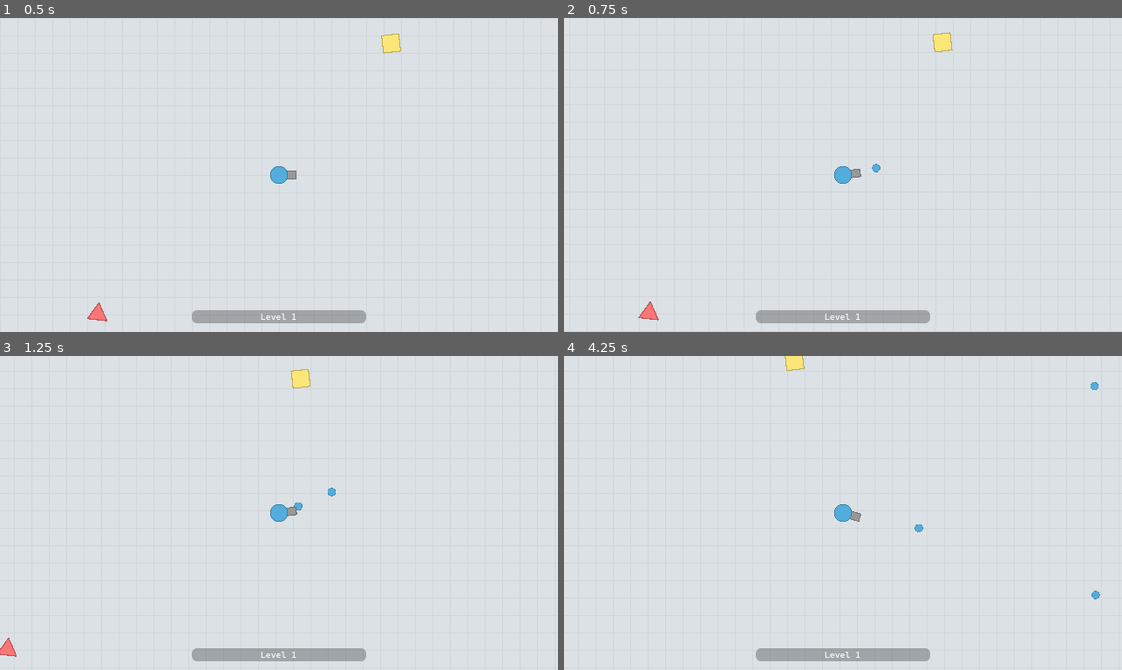
Above: before the commit, frames 1-4 (two rows, left to right).
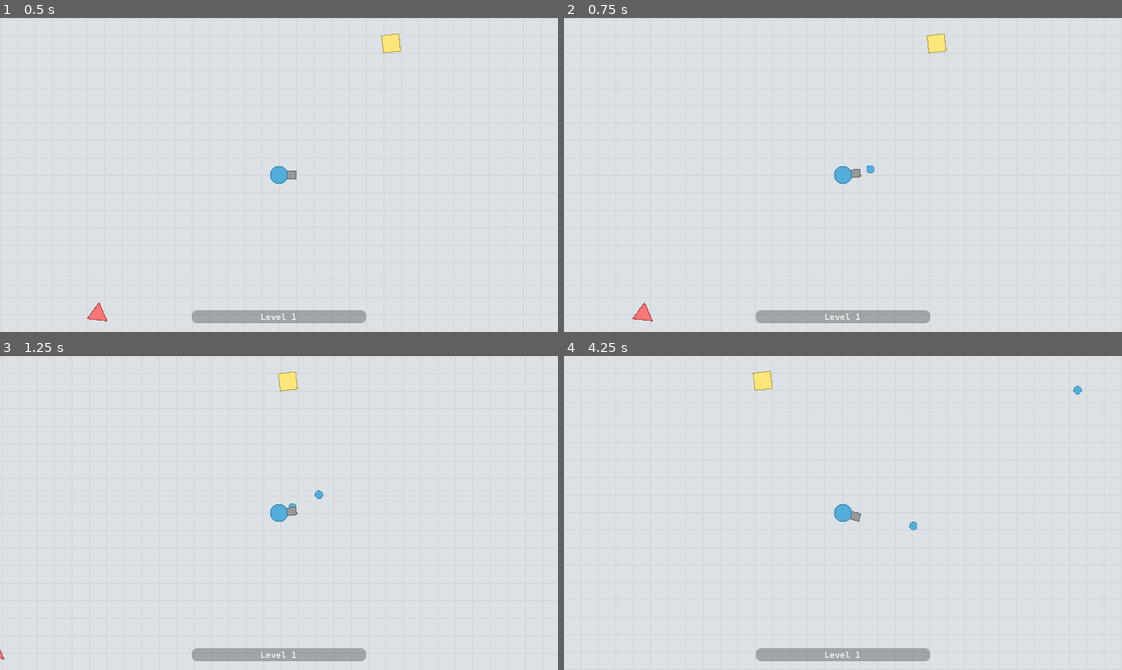
Above: after the commit, the same moments.

Repository: jackoubridge/godot-game
Game: Godot game, scene res://scenes/main.tscn
Two runs of this game, one before a commit and one after it. Both use one fixed random seed, a clock stepped at 60 frames per second and the inputs below.
Inputs (mouse positions are in pixels of both pictures, inside the frame that each line leads up to):
- Up to frame 1 (0.5 s): no input
- Up to frame 2 (0.75 s): tap Enter at 0.5 s; move the mouse to (965, 159) at 0.52 s; hold D (move_right) from 0.53 s (still down); hold Space (shoot) from 0.53 s (still down); click (965, 159) at 0.67 s
- Up to frame 3 (1.25 s): keep holding D (move_right); keep holding Space (shoot)
- Up to frame 4 (4.25 s): move the mouse to (731, 528) at 1.27 s; release D (move_right) at 1.28 s; release Space (shoot) at 1.28 s; hold S (move_down) 1.28-2.03 s; tap Space (shoot) at 1.35, 2.85 s; click (731, 528) at 1.42 s; move the mouse to (898, 443) at 2.02 s; hold D (move_right) 2.03-2.78 s; hold Space (shoot) 2.03-2.78 s; click (898, 443) at 2.17 s; move the mouse to (815, 575) at 2.77 s; hold W (move_up) 2.78-3.53 s; click (815, 575) at 2.92 s; move the mouse to (1010, 560) at 3.52 s; hold A (move_left) from 3.53 s (still down); hold Space (shoot) from 3.53 s (still down); click (1010, 560) at 3.67 s

Frame 1 is identical in both runs. In frame 2, 0.3% of the frame differs, in the area x 12-70%, y 4-97%; in frame 3, 0.5%, in the area x 0-61%, y 4-97%; in frame 4, 0.5%.

Commit message:
Moved player movement/collision logic to new script

Diff:
--- a/scenes/player.tscn
+++ b/scenes/player.tscn
@@ -5,6 +5,7 @@
 [ext_resource type="Script" uid="uid://cpeqlxu6je2k3" path="res://scripts/camera_zoom.gd" id="2_dqkch"]
 [ext_resource type="PackedScene" uid="uid://dqecxd5hlio2f" path="res://scenes/bullet.tscn" id="2_ur7pv"]
 [ext_resource type="Texture2D" uid="uid://cdck0dwbflhp6" path="res://assets/player-gun.png" id="3_qhqgy"]
+[ext_resource type="Script" uid="uid://e0xdo4whg8ev" path="res://scripts/player_movement.gd" id="3_y4r1p"]
 [ext_resource type="Script" uid="uid://b1uep1n0l4l3i" path="res://scripts/recoil.gd" id="4_qlg0r"]
 [ext_resource type="PackedScene" uid="uid://cujbem3j3vq3x" path="res://scenes/spawner.tscn" id="6_tuyoq"]
 [ext_resource type="PackedScene" uid="uid://4eeujtsyimwv" path="res://scenes/targets/square.tscn" id="7_fjrip"]
@@ -12,11 +13,13 @@
 
 [sub_resource type="CircleShape2D" id="CircleShape2D_3vyb7"]
 
-[node name="Player" type="Node2D" unique_id=1618710591]
-
-[node name="CharacterBody2D" type="CharacterBody2D" parent="." unique_id=83792797 groups=["player"]]
+[node name="Player" type="Node2D" unique_id=1618710591 groups=["player"]]
 script = ExtResource("1_g2els")
 bullet_path = ExtResource("2_ur7pv")
+
+[node name="CharacterBody2D" type="CharacterBody2D" parent="." unique_id=83792797 node_paths=PackedStringArray("player")]
+script = ExtResource("3_y4r1p")
+player = NodePath("..")
 
 [node name="CollisionShape2D" type="CollisionShape2D" parent="CharacterBody2D" unique_id=1714768612]
 shape = SubResource("CircleShape2D_3vyb7")
@@ -63,4 +66,4 @@
 triangle_scene = ExtResource("8_smehm")
 
 [connection signal="area_entered" from="CharacterBody2D/Area2D" to="CharacterBody2D" method="_on_area_2d_area_entered"]
-[connection signal="timeout" from="CharacterBody2D/Gun/Timer" to="CharacterBody2D" method="_on_timer_timeout"]
+[connection signal="timeout" from="CharacterBody2D/Gun/Timer" to="." method="_on_timer_timeout"]
--- a/scripts/player.gd
+++ b/scripts/player.gd
@@ -1,4 +1,4 @@
-extends CharacterBody2D
+extends Node2D
 
 # Main player stats
 @export var movement_speed: float = 200
@@ -7,9 +7,6 @@
 @export var recoil_strength: float = bullet_speed / 3
 @export var health_max: float = 10
 
-@export var acceleration: float = 10
-@export var friction: float = 5
-@export var aim_speed: float = 50
 @export var bullet_path: PackedScene
 
 signal xp_update(value: int)
@@ -20,50 +17,32 @@
 var xp: int = 0
 var can_shoot: bool = true
 var health: float = health_max
+var shoot_cooldown: float = 0.5
 
-func _physics_process(delta: float) -> void:
-
-	# Look at mouse - smoothed
-	var target = (get_global_mouse_position() - global_position).angle()
-	global_rotation = rotate_toward(global_rotation, target, aim_speed * delta)
-
-	# Movement
-	var input = Input.get_vector("move_left", "move_right", "move_up", "move_down").normalized()
-	var velocity_x: float = 1.0 - exp( -(acceleration if input.x else friction) * delta)
-	velocity.x = lerp(velocity.x, input.x * movement_speed, velocity_x)
-	var velocity_y: float = 1.0 - exp( -(acceleration if input.y else friction) * delta)
-	velocity.y = lerp(velocity.y, input.y * movement_speed, velocity_y)
-
+func _physics_process(_delta: float) -> void:
 	if Input.is_action_pressed("shoot"):
 		shoot()
-
-	move_and_slide()
 
 func shoot() -> void:
 	if can_shoot:
 		# Handle shoot cooldown
 		can_shoot = false
-		$Gun/Timer.start()
+		$CharacterBody2D/Gun/Timer.start(shoot_cooldown)
 
 		# Spawn bullet
 		var bullet = bullet_path.instantiate()
 
 		bullet.owner_node = self
-		bullet.pos = $Gun/BulletStart.global_position
-		bullet.dir = rotation
-		bullet.rot = global_rotation
+		bullet.pos = $CharacterBody2D/Gun/BulletStart.global_position
+		bullet.dir = $CharacterBody2D.rotation
+		bullet.rot = $CharacterBody2D.global_rotation
 		bullet.speed = bullet_speed
 		bullet.damage = bullet_damage
 
-		get_parent().add_child(bullet)
-
-		# Give knockback to player
-		var forward = transform.x
-		var recoil_dir = -forward
-		velocity += recoil_dir * recoil_strength
+		add_child(bullet)
 
 		# Play gun recoil animation
-		$Gun.recoil()
+		$CharacterBody2D/Gun.recoil()
 
 func add_xp(amount) -> void:
 	xp += amount
@@ -73,12 +52,8 @@
 		level_update.emit(level)
 		xp -= level_up_xp
 		level_up_xp = 5 * (2 ** level)
-		$Gun/Timer.wait_time = max(0.5 ** level, 0.5 ** 5)
+		shoot_cooldown = max(0.5 ** level, 0.5 ** 5)
 	xp_update.emit(xp, level_up_xp)
-
-# Collision detection
-func _on_area_2d_area_entered(_area: Area2D) -> void:
-	pass
 
 # Handle shoot cooldown
 func _on_timer_timeout() -> void:
--- /dev/null
+++ b/scripts/player_movement.gd
@@ -0,0 +1,30 @@
+extends CharacterBody2D
+
+@export var acceleration: float = 10
+@export var friction: float = 5
+@export var aim_speed: float = 50
+@export var player: Node2D
+
+func _physics_process(delta: float) -> void:
+
+	# Look at mouse - smoothed
+	var target = (get_global_mouse_position() - global_position).angle()
+	global_rotation = rotate_toward(global_rotation, target, aim_speed * delta)
+
+	# Movement
+	var input = Input.get_vector("move_left", "move_right", "move_up", "move_down").normalized()
+	var velocity_x: float = 1.0 - exp( -(acceleration if input.x else friction) * delta)
+	velocity.x = lerp(velocity.x, input.x * player.movement_speed, velocity_x)
+	var velocity_y: float = 1.0 - exp( -(acceleration if input.y else friction) * delta)
+	velocity.y = lerp(velocity.y, input.y * player.movement_speed, velocity_y)
+
+	move_and_slide()
+
+func knockback(recoil_strength: float) -> void:
+	var forward = transform.x
+	var recoil_dir = -forward
+	velocity += recoil_dir * recoil_strength
+
+# Collision detection
+func _on_area_2d_area_entered(_area: Area2D) -> void:
+	pass
--- a/scripts/spawner.gd
+++ b/scripts/spawner.gd
@@ -10,7 +10,7 @@
 
 func _ready() -> void:
 	global_signals.target_destroyed.connect(_on_target_destroyed)
-	$"../CharacterBody2D".level_update.connect(update_thresholds)
+	$"..".level_update.connect(update_thresholds)
 
 func _physics_process(_delta: float) -> void:
 	if squares.size() < num_squares_threshold:
Not shown, added: scripts/player_movement.gd.uid
